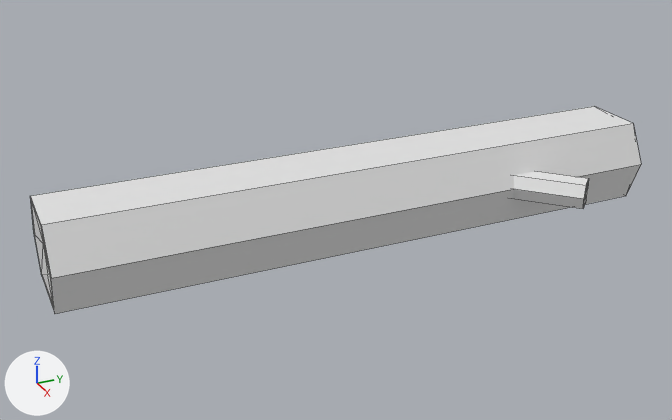
A saved change to the Blender file Fire Place/Assets/Models/Scenery/log.blend.
The view is the same before and after, from a 50 mm camera at (7.5, -3.63, 3.44) aimed at (0.13, -0.32, -0.25). Arrows for +X, +Y and +Z are at lower left; the lights stay in place. Mesh edges are drawn as thin lines.

The older version as bpy lines, for what is in view:
```python
me_cube_001 = bpy.data.meshes.new('Cube.001')
me_cube_001.from_pydata(...)  # 28 vertices, 46 faces; spans x -0.51..0.53, y -3.01..3.01, z -0.6..0.21
me_cube_002 = bpy.data.meshes.new('Cube.002')
me_cube_002.from_pydata(...)  # 20 vertices, 26 faces; spans x 0.264..1.005, y 1.381..2.121, z -0.305..-0.063
ob_cutbranch = bpy.data.objects.new('CutBranch', me_cube_002)
ob_cutbranch.parent = ob_log
ob_cutbranch.location = (0.0, 0.0, 0.0)
ob_log = bpy.data.objects.new('Log', me_cube_001)
ob_log.location = (0.0, 0.0, 0.0)
```
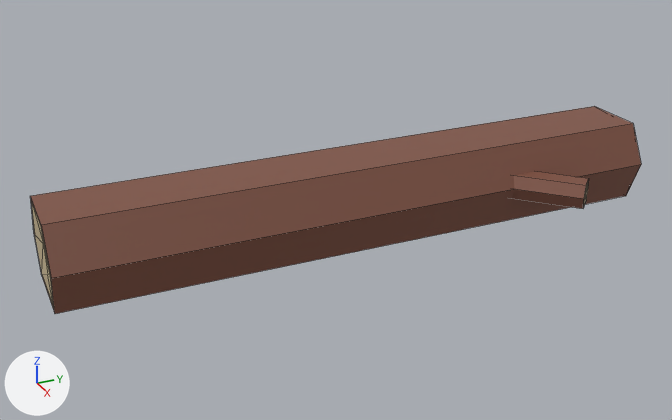
What differs and where, as boxes [x1, y1, x2, y2] in the pictures (672 x 420 px):
'Log', recoloured, surface changed (grey to brown)
    both: [31, 106, 641, 314]
'CutBranch', recoloured (white to brown)
    both: [512, 171, 589, 209]

What changed in the scene script:
```text
Add img_atlas_png:
    img_atlas_png = load_image('Atlas.png', '../../Texture/Atlas/Atlas.png', 512, 512, 'sRGB')
Add mat_atlas_png:
    mat_atlas_png = principled_material('Atlas.png')
    mat_atlas_png.texture = img_atlas_png
Change me_cube_001:
    where me_cube_001.from_pydata(...)  # 28 vertices, 46 faces; spans x -0.51..0.53, y -3.01..3.01, z -0.6..0.21
    used by ob_log; location = (0.0, 0.0, 0.0)
    me_cube_001 part 1: texture (UV) coordinates of 46 of 46 faces, centred in x -0.44..0.46, y -3.01..3.01, z -0.6..0.21, changed; they spanned u 0.04..0.99, v 0.01..0.93 and now span u 0.27..0.35, v 0.95..0.99
    add me_cube_001.materials.append(mat_atlas_png)  # picture img_atlas_png
Change me_cube_002:
    where me_cube_002.from_pydata(...)  # 20 vertices, 26 faces; spans x 0.264..1.005, y 1.381..2.121, z -0.305..-0.063
    add me_cube_002.materials.append(mat_atlas_png)  # picture img_atlas_png
```
